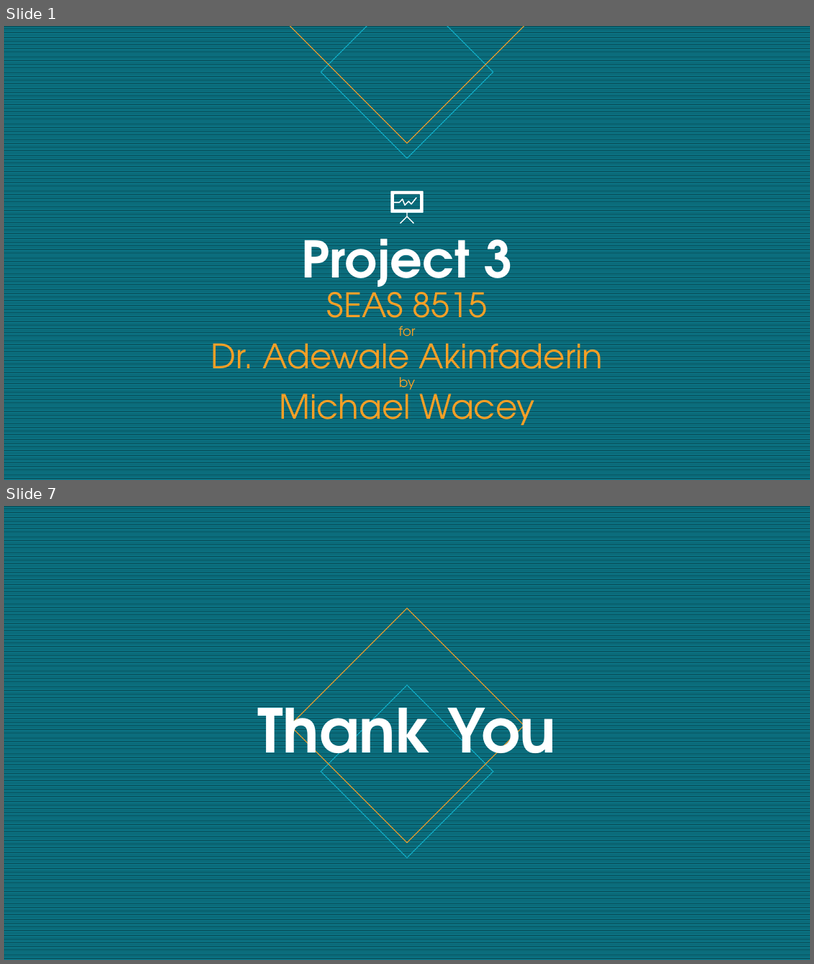
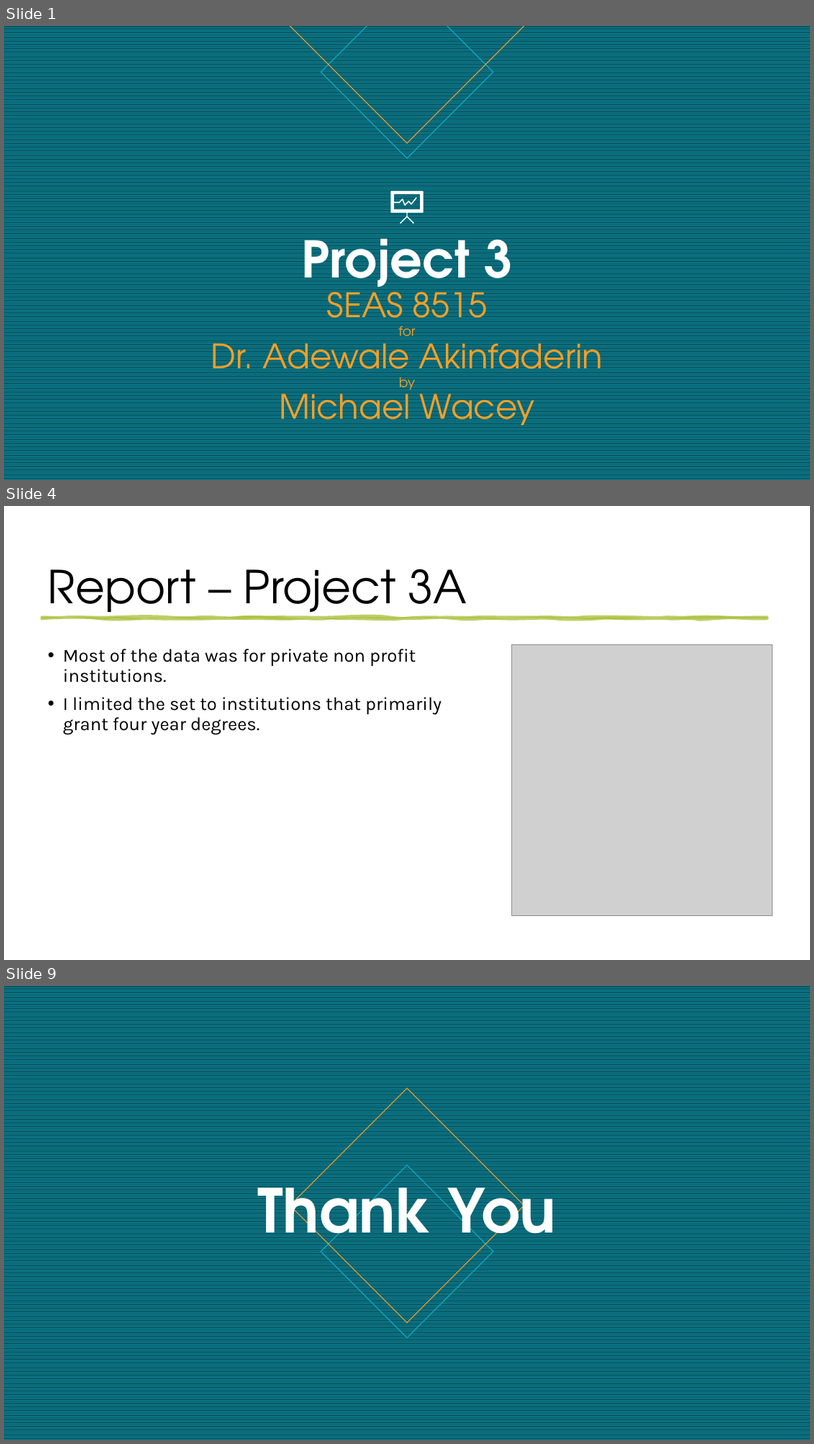
Before and after one commit to OwlSaver/GWU, a slide deck: SEAS 8515/Project 3/SEAS8515_PROJECT3_Wacey.pptx. Shown one above the other, each under a label of ours: slides 1 and 7 before the commit, slides 1, 4 and 9 after it; the slides between them are not shown. The pictures are 814x964 and 814x1444 pixels, drawn with LibreOffice and Linux fonts; fonts in the diff are those of the drawing; grey boxes stand for pictures. Boxes give left, top, right and bottom in pixels: in the first picture for what was removed or moved away, otherwise in the second. Text is boxed around its words. In the diff, an @@ line names an element or a change of style, - is before the commit and + after.

```diff
--- a/SEAS 8515/Project 3/SEAS8515_PROJECT3_Wacey.pptx
+++ b/SEAS 8515/Project 3/SEAS8515_PROJECT3_Wacey.pptx
@@ slide 4 added at <box>4,506,810,960</box>, background #FFFFFF @@
@@ title added at <box>48,569,468,621</box>, 54 pt, text #000000 @@
+Report – Project 3A
@@ freeform shape added at <box>42,618,768,618</box>, fill #A9C038 at 75% opacity, outline #A9C038 3.5 pt @@
@@ text added at <box>63,649,442,734</box>, 22 pt, text #000000 @@
+• Most of the data was for private non profit institutions.
+• I limited the set to institutions that primarily grant four year degrees.
@@ picture added at <box>512,644,772,916</box> @@
@@ what was slide 7 is now slide 9 @@
```
Also in this commit, not shown: 4 slides changed, 2 other slides added, 1 slide removed, 11 other files.
